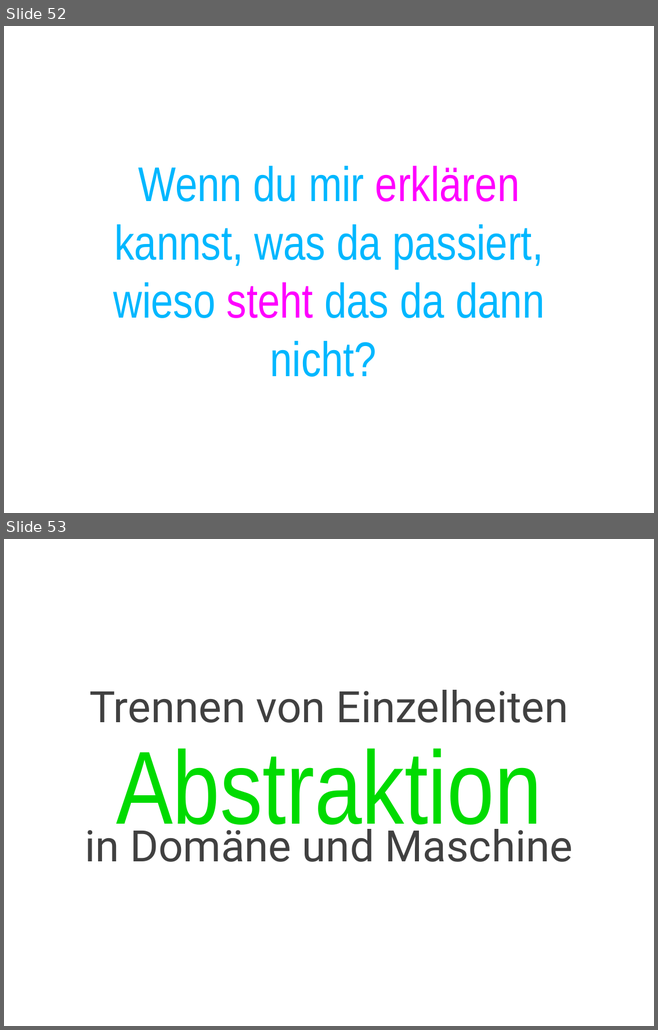
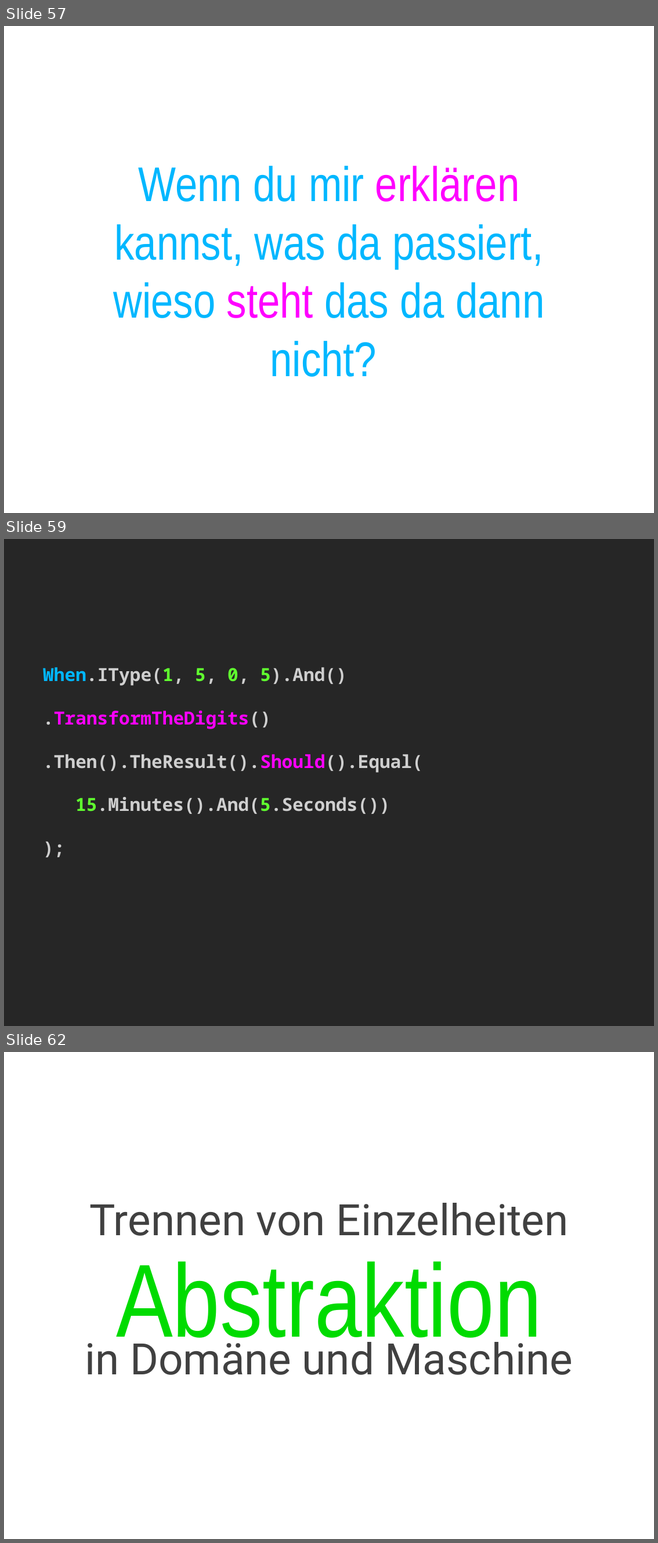
Before and after one commit to cessor/empathiccode, a slide deck: EmpathicCode.pptx. Shown one above the other, each under a label of ours: slides 52 and 53 before the commit, slides 57, 59 and 62 after it; the slides between them are not shown. The pictures are 658x1030 and 658x1543 pixels, drawn with LibreOffice and Linux fonts; fonts in the diff are those of the drawing. Boxes give left, top, right and bottom in pixels: in the first picture for what was removed or moved away, otherwise in the second. Text is boxed around its words. In the diff, an @@ line names an element or a change of style, - is before the commit and + after.

```diff
--- a/EmpathicCode.pptx
+++ b/EmpathicCode.pptx
@@ slide 59 added at <box>4,539,654,1026</box>, background #FFFFFF @@
@@ title added at <box>4,539,654,1026</box>, fill #262626, 20 pt, text #CFCFCF, bold @@
+When.IType(1, 5, 0, 5).And()
+.TransformTheDigits()
+.Then().TheResult().Should().Equal(
+15.Minutes().And(5.Seconds())
+);
@@ what was slide 52 is now slide 57 @@
@@ what was slide 53 is now slide 62 @@
```
Also in this commit, not shown: 9 slides changed, 16 other slides added, 1 slide removed, 1 other file.
